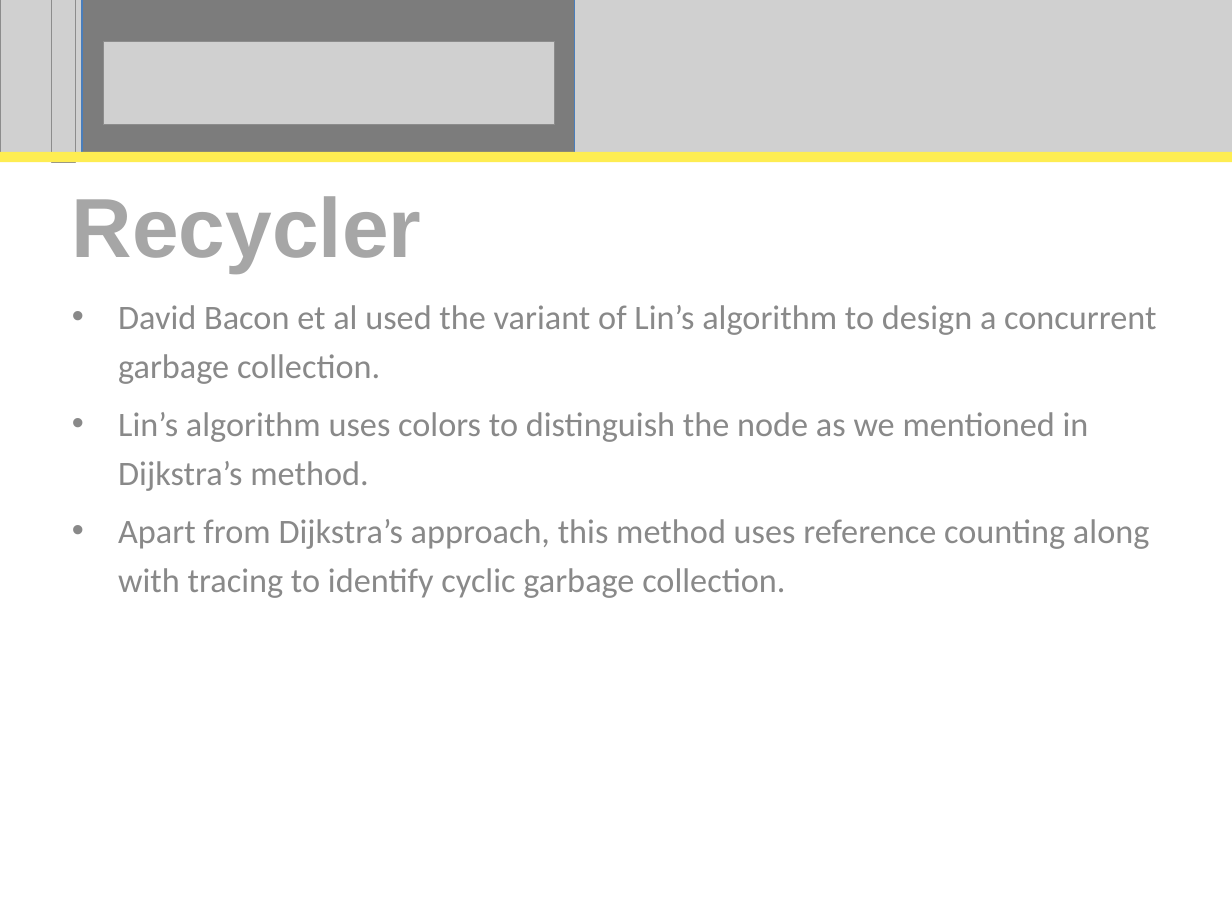
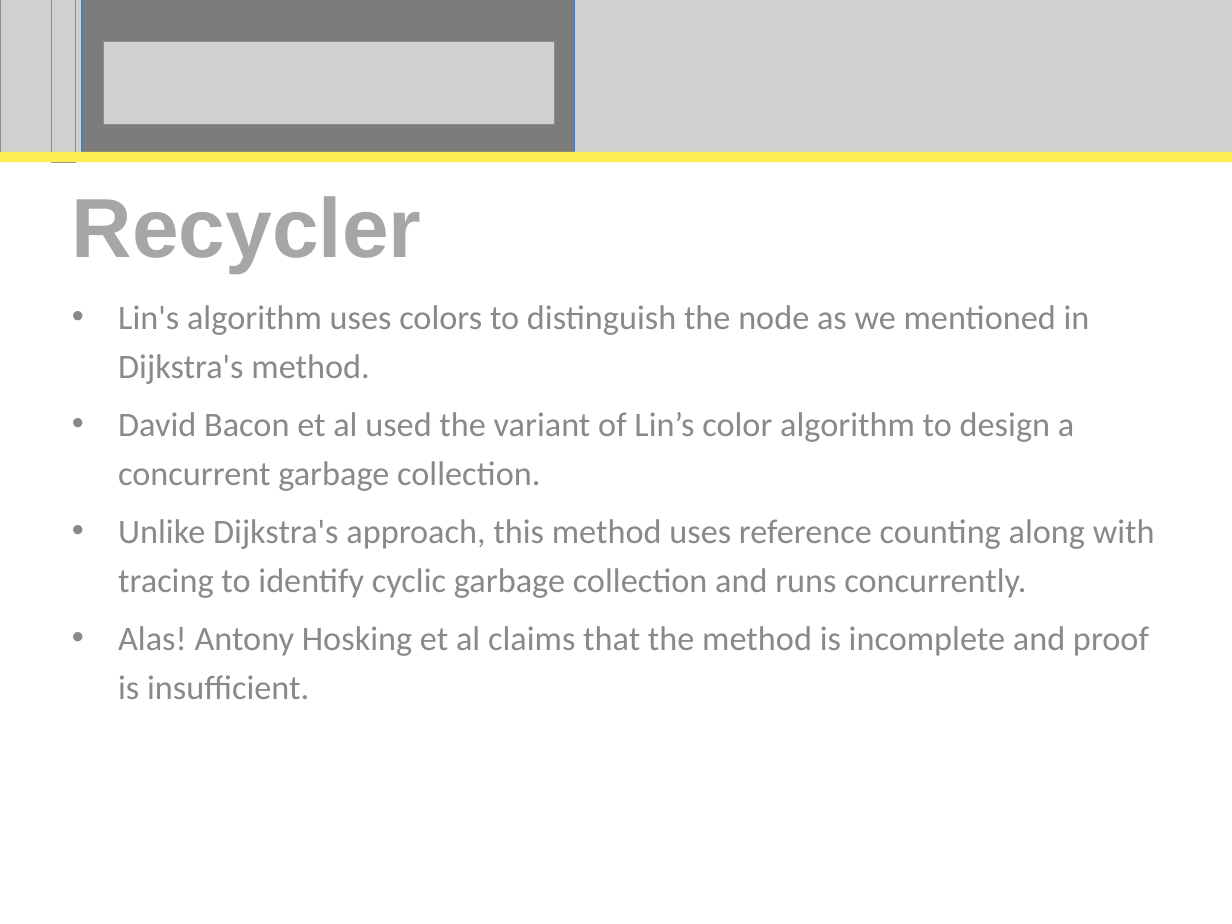
Before and after one commit to perpetualcoder/thesis, a slide deck: slide 24 of thesis-writing/thesisppt/Proposal.ppt (slide 25 before the commit). Drawn at 1232x924 pixels with LibreOffice and Linux fonts; fonts in the diff are those of the drawing; grey boxes stand for pictures. Boxes give left, top, right and bottom in pixels: in the first picture for what was removed or moved away, otherwise in the second. Text is boxed around its words. In the diff, an @@ line names an element or a change of style, - is before the commit and + after.

```diff
--- a/thesis-writing/thesisppt/Proposal.ppt
+++ b/thesis-writing/thesisppt/Proposal.ppt
@@ subtitle at (x1=118, y1=305, x2=1155, y2=699): text changed @@
-• David Bacon et al used the variant of Lin’s algorithm to design a concurrent garbage collection.
-• Lin’s algorithm uses colors to distinguish the node as we mentioned in Dijkstra’s method.
-• Apart from Dijkstra’s approach, this method uses reference counting along with tracing to identify cyclic garbage collection.
+• Lin's algorithm uses colors to distinguish the node as we mentioned in Dijkstra's method.
+• David Bacon et al used the variant of Lin’s color algorithm to design a concurrent garbage collection.
+• Unlike Dijkstra's approach, this method uses reference counting along with tracing to identify cyclic garbage collection and runs concurrently.
+• Alas! Antony Hosking et al claims that the method is incomplete and proof is insufficient.
```
Also in this commit, not shown: 21 other slides changed, 3 slides added, 6 slides removed.
